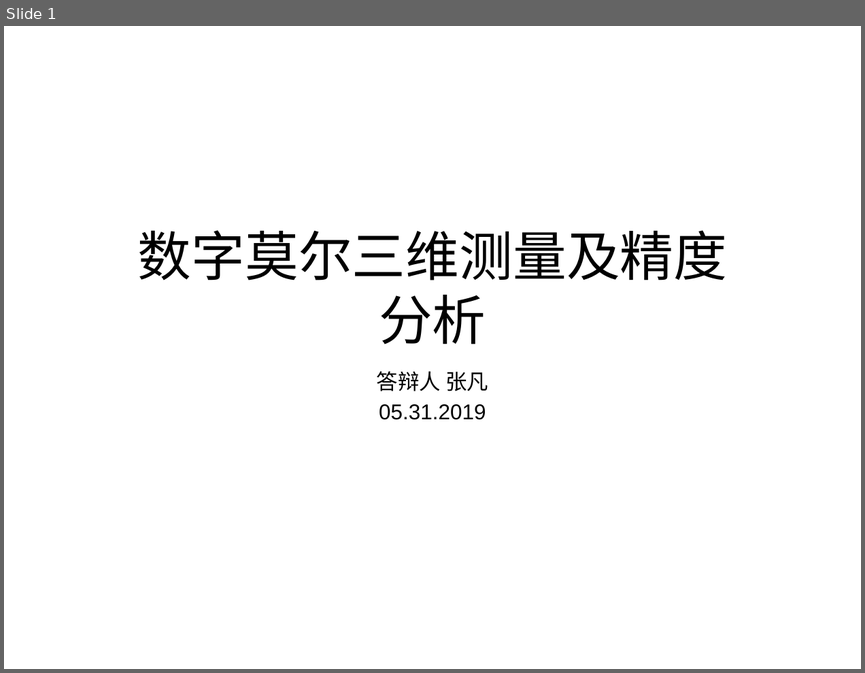
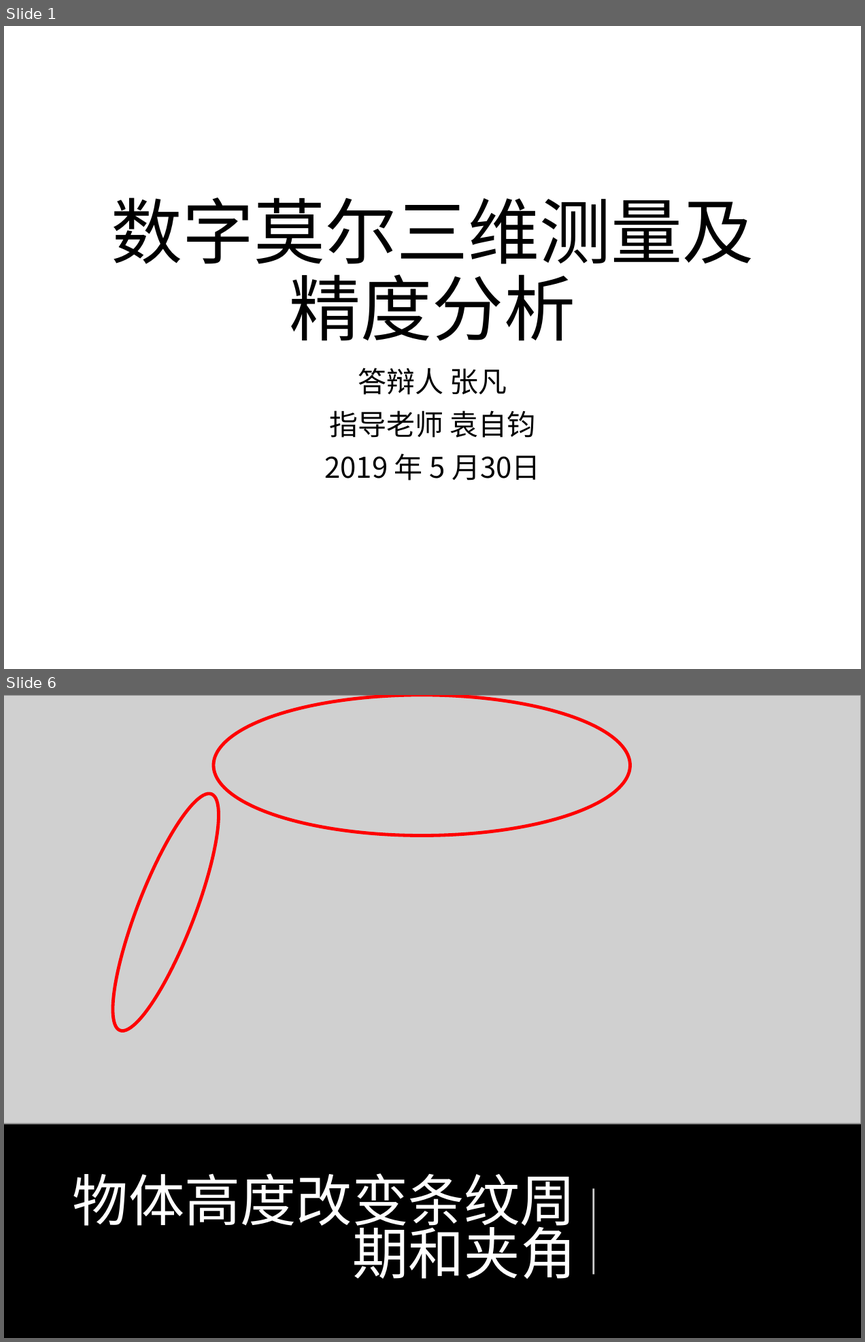
Before and after one commit to FZhg/Undergraduate-Thesis, a slide deck: Defense.pptx. Shown one above the other, each under a label of ours: slide 1 before the commit, slides 1 and 6 after it; the slides between them are not shown. The pictures are 865x673 and 865x1342 pixels, drawn with LibreOffice and Linux fonts; fonts in the diff are those of the drawing; grey boxes stand for pictures; background and template pictures are left out. Boxes give left, top, right and bottom in pixels: in the first picture for what was removed or moved away, otherwise in the second. Text is boxed around its words. In the diff, an @@ line names an element or a change of style, - is before the commit and + after.

```diff
--- a/Defense.pptx
+++ b/Defense.pptx
@@ slide 6 added at (4, 695, 861, 1338), background #000000 @@
@@ picture added at (4, 695, 861, 1123) @@
@@ ellipse added at (213, 695, 630, 836), outline #FF0000 2.75 pt @@
@@ ellipse added at (94, 783, 238, 1040), outline #FF0000 2.75 pt @@
@@ text added at (73, 1173, 576, 1278), 47 pt, text #FFFFFF @@
+物体高度改变条纹周期和夹角
@@ line added from (594, 1274) to (594, 1189), #FFFFFF 1.5 pt @@
@@ slide 1 changed as well @@
@@ title "数字莫尔三维测量及精度分析": place and size @@
-title "数字莫尔三维测量及精度分析" at (138, 230, 728, 344)
+title "数字莫尔三维测量及精度分析" at (111, 197, 754, 341)
@@ title "数字莫尔三维测量及精度分析" at (111, 197, 754, 341): size 45 to 60 pt, font Arial to Noto Sans CJK SC; line spacing 1 to 0.9 @@
@@ subtitle at (358, 367, 507, 395): size 18 to 24 pt, font Arial to Noto Sans CJK SC in "答辩人 张凡"; line spacing 1 to 0.9; more space between paragraphs @@
@@ subtitle at (324, 410, 541, 480): text changed; size 18 to 24 pt; font Arial to Noto Sans CJK SC @@
-05.31.2019
+指导老师 袁自钧
+2019 年 5 月30日
```
Also in this commit, not shown: 6 other slides added, 1 other file.
